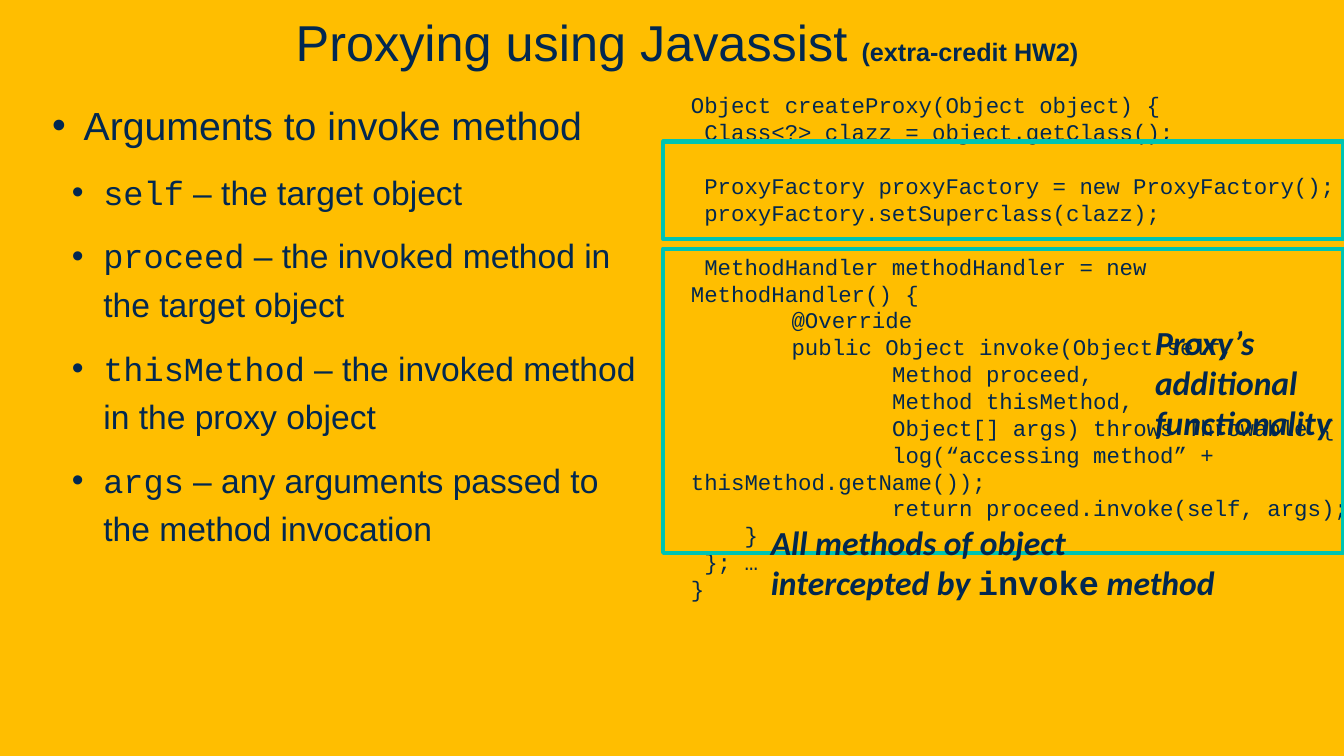
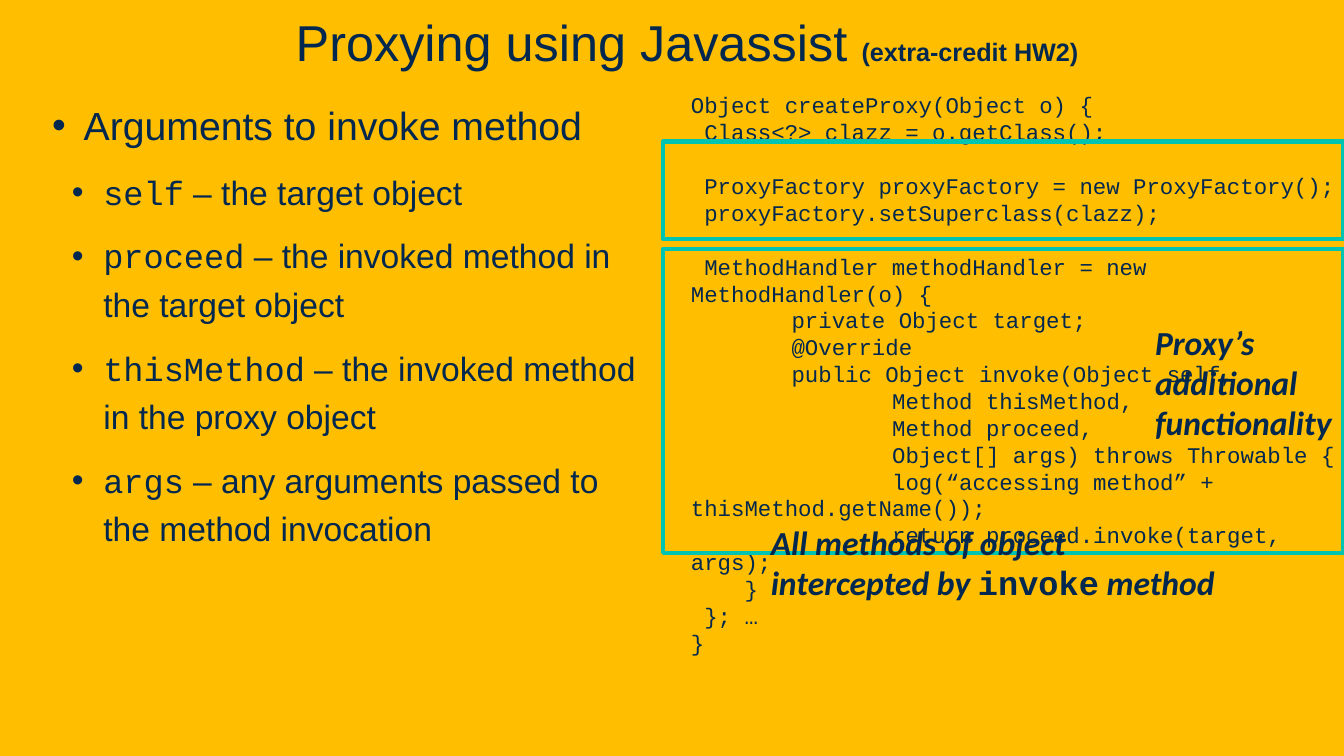
Before and after one commit to davsec-teaching/ECS_160, a slide deck: slide 86 of slides/Reflection.pptx. Drawn at 1344x756 pixels with LibreOffice and Linux fonts; fonts in the diff are those of the drawing; background and template pictures are left out. Boxes give left, top, right and bottom in pixels: in the first picture for what was removed or moved away, otherwise in the second. Text is boxed around its words. In the diff, an @@ line names an element or a change of style, - is before the commit and + after.

```diff
--- a/slides/Reflection.pptx
+++ b/slides/Reflection.pptx
@@ text at (691,97,1106,145): text changed @@
-Object createProxy(Object object) {
-Class<?> clazz = object.getClass();
+Object createProxy(Object o) {
+Class<?> clazz = o.getClass();
@@ text at (691,259,1146,333): text changed @@
-MethodHandler methodHandler = new MethodHandler() {
+MethodHandler methodHandler = new MethodHandler(o) {
+private Object target;
@@ text at (691,527,1281,575): text changed @@
-return proceed.invoke(self, args);
+return proceed.invoke(target, args);
```
Also in this commit, not shown: 16 other slides changed, 1 other file.
